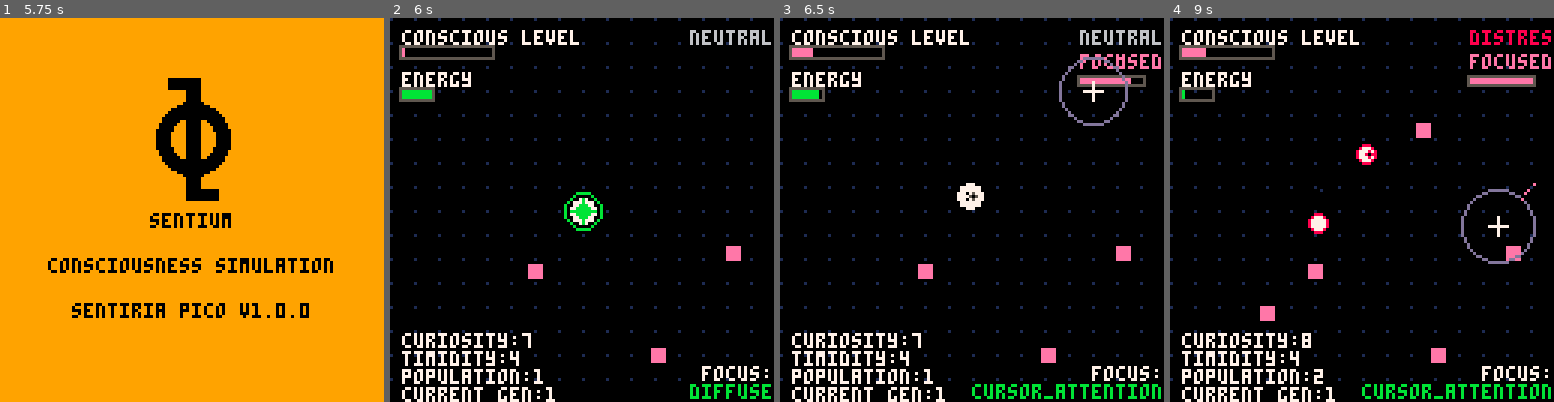
Above: before the commit, frames 1-4 (left to right).
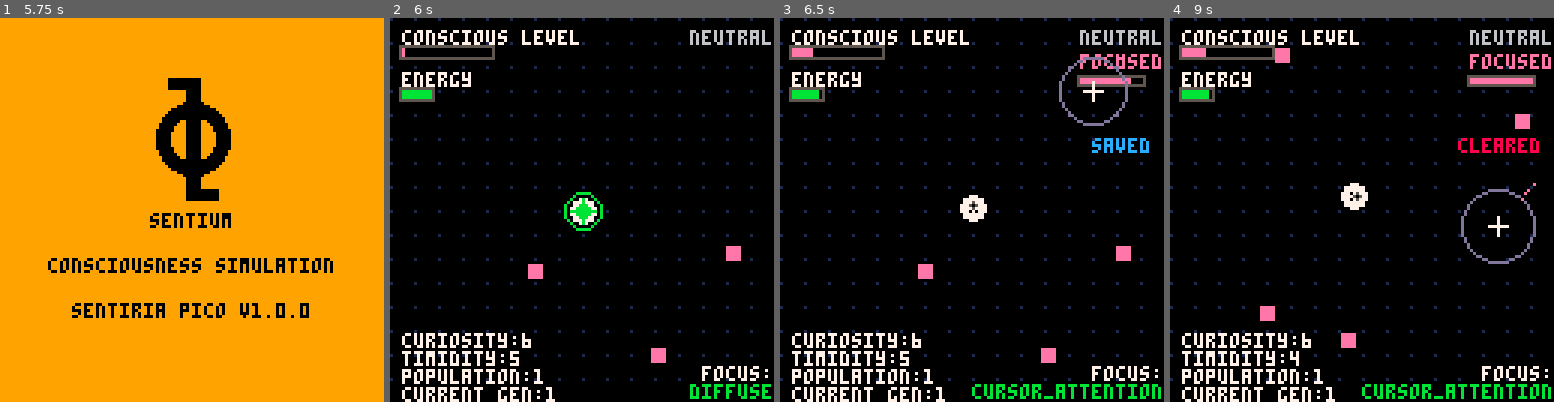
Above: after the commit, the same moments.

Repository: lopanapol/sentium-pico
Game: PICO-8 cartridge sentiria_pico.p8
The game is run twice, just before and just after one commit, with the same random seed, the same clock (stepped at 60 frames per second) and the same inputs.
Inputs (mouse positions are in pixels of both pictures, inside the frame that each line leads up to):
- Up to frame 1 (5.75 s): tap X (X key) at 0.33, 1.07, 1.85, 2.97, 4.08, 5.2 s; click (280, 121) at 0.67 s; tap O (Z key) at 0.7, 1.7, 2.1, 2.5, 2.9, 3.3, 3.7, 4.1, 4.5, 4.9, 5.3, 5.7 s; click (46, 267) at 1.22 s; click (107, 114) at 1.77 s; click (172, 259) at 2.32 s; click (234, 106) at 2.87 s; click (295, 256) at 3.42 s; click (61, 102) at 3.97 s; click (122, 248) at 4.52 s; click (184, 94) at 5.07 s; click (249, 244) at 5.62 s
- Up to frame 2 (6 s): no input
- Up to frame 3 (6.5 s): tap O (Z key) at 6.1 s; click (1091, 90) at 6.17 s; tap X (X key) at 6.32 s
- Up to frame 4 (9 s): tap O (Z key) every 0.4 s from 6.5 to 8.9 s; click (1246, 236) at 6.72 s; click (1308, 83) at 7.27 s; tap X (X key) at 7.43, 8.55 s; click (1369, 229) at 7.82 s; click (1434, 79) at 8.37 s; click (1496, 225) at 8.92 s

Frame 1 is identical in both runs. In frame 2, less than 0.1% of the frame differs, in the area x 31-37%, y 82-91%; in frame 3, 0.9%; in frame 4, 3.0%, in the area x 3-100%, y 3-95%.

Commit message:
Implement comprehensive save system; add load and clear functionality, enhance save notifications, and enable manual and auto-saving features for improved game state management.

Diff:
--- a/sentiria_pico.p8
+++ b/sentiria_pico.p8
@@ -15,6 +15,10 @@
 target_x = 64
 target_y = 64
 pixel_counter = 0 -- For numbering pixels
+
+-- save system
+save_notification_timer = 0
+save_notification_text = ""
 
 -- biological parameters (bacteria-like)
 max_pixels = 32 -- Allows exponential growth: 1->2->4->8->16->32
@@ -62,6 +66,9 @@
 
 -- initialization
 function _init()
+  -- Clear console on startup
+  cls()
+
   -- Initialize cartdata first
   cartdata("sentium_pixel_v1")
 
@@ -71,7 +78,7 @@
   poke(0x5f34, 1)  -- Another mouse-related register
 
   -- Force devkit mouse mode
-  printh("devkit mouse on")
+  -- printh("devkit mouse on")
 
   -- FORCE mouse cursor to be visible regardless of stat(34)
   mouse_cursor.visible = true
@@ -112,10 +119,17 @@
   init_energy_system()
   create_initial_energy_cubes()
   load_sounds()
-  load_consciousness()
+
+  -- Try to load saved game state first
+  local loaded = load_game_state()
+
+  -- If no save data, initialize fresh consciousness
+  if not loaded then
+    init_consciousness()
+  end
 
   -- Debug: print mouse status after init
-  printh("mouse support check: " .. stat(34))
+  -- printh("mouse support check: " .. stat(34))
 end
 
 -- consciousness system
@@ -915,6 +929,9 @@
     sfx(8) -- Division sound
     parent.emotional_state.excitement = min(1, parent.emotional_state.excitement + 0.3)
     child.emotional_state.excitement = min(1, child.emotional_state.excitement + 0.2)
+
+    -- Save state after division (significant event)
+    save_game_state()
   end
 end
 
@@ -1025,6 +1042,9 @@
         -- Boost division progress slightly
         pixel.division_progress = min(100, pixel.division_progress + 10)
       end
+
+      -- Save state after generation advance
+      save_game_state()
     end
   end
 end
@@ -1284,6 +1304,25 @@
     local diffuse_x = 128 - (#diffuse_text * 4) -- Right-align
     print(diffuse_text, diffuse_x, focus_y + 6, 11)
   end
+
+  -- Show save notification
+  if save_notification_timer > 0 then
+    local text_color = 11
+    if save_notification_text == "saved" then
+      text_color = 12 -- green-ish
+    elseif save_notification_text == "resumed" then
+      text_color = 14 -- pink
+    elseif save_notification_text == "cleared" then
+      text_color = 8 -- red
+    end
+
+    local text = save_notification_text
+    local text_x = 128 - (#text * 4) - 4 -- Right-align with padding
+    print(text, text_x, 40, text_color)
+  end
+
+  -- Show controls at bottom (removed)
+  -- print("x=save z+x=clear", 4, 122, 5)
 end
 
 function draw_cursor()
@@ -1355,40 +1394,171 @@
   -- SFX 9: Death sound
 end
 
--- data persistence
-function save_consciousness()
-  -- Save core personality and memories to cart data
+-- data persistence - comprehensive save system
+function save_game_state()
+  -- Save all critical game state for proper resume functionality
   if #pixels == 0 then return end
 
-  local pixel = pixels[1] -- Use primary pixel
-  local data_string = ""
-
-  -- Add personality traits
-  data_string = data_string..pixel.personality.curiosity..","
-  data_string = data_string..pixel.personality.timidity..","
-  data_string = data_string..pixel.personality.energy_conservation
-
-  -- Save to cartdata (already initialized in _init)
-  dset(0, data_string)
-end
-
-function load_consciousness()
-  -- Load saved consciousness if available
-  if #pixels == 0 then return end
-
-  local data_string = dget(0)
-
-  -- Only try to parse if we got a value
-  if data_string and data_string > 0 then
-    -- Parse data string and restore personality
-    local values = split(data_string, ",")
-    if #values >= 3 then
-      local pixel = pixels[1] -- Use primary pixel
-      pixel.personality.curiosity = values[1]
-      pixel.personality.timidity = values[2]
-      pixel.personality.energy_conservation = values[3]
-    end
-  end
+  -- Save game metadata
+  dset(0, 1) -- Save exists flag
+  dset(1, current_generation)
+  dset(2, pixel_counter)
+  dset(3, #pixels) -- Number of pixels to restore
+  dset(4, #energy_cubes) -- Number of energy cubes
+  dset(5, generation_timer)
+
+  -- Save pixels (up to 8 pixels, using 8 slots each)
+  local pixel_count = min(#pixels, 8)
+  for i = 1, pixel_count do
+    local pixel = pixels[i]
+    local base_slot = 10 + (i - 1) * 8
+
+    dset(base_slot, pixel.x)
+    dset(base_slot + 1, pixel.y)
+    dset(base_slot + 2, pixel.energy)
+    dset(base_slot + 3, pixel.generation)
+    dset(base_slot + 4, pixel.personality.curiosity)
+    dset(base_slot + 5, pixel.personality.timidity)
+    dset(base_slot + 6, pixel.personality.energy_conservation)
+    dset(base_slot + 7, pixel.number)
+  end
+
+  -- Save energy cubes (up to 8 cubes, using 3 slots each)
+  local cube_count = min(#energy_cubes, 8)
+  for i = 1, cube_count do
+    local cube = energy_cubes[i]
+    local base_slot = 80 + (i - 1) * 3
+
+    dset(base_slot, cube.x)
+    dset(base_slot + 1, cube.y)
+    dset(base_slot + 2, cube.value)
+  end
+
+  -- Save consciousness state (simplified)
+  dset(100, cursor_interaction.attention_level or 0)
+  dset(101, global_workspace.broadcast_strength or 0)
+
+  -- Show save notification
+  show_save_notification("saved")
+
+  -- printh("game state saved - generation: " .. current_generation .. ", pixels: " .. #pixels)
+end
+
+function show_save_notification(message)
+  save_notification_text = message
+  save_notification_timer = 120 -- Show for 2 seconds
+end
+
+function clear_save_data()
+  -- Clear all saved data and restart fresh
+  for i = 0, 120 do
+    dset(i, 0)
+  end
+
+  -- Reset game state
+  pixels = {}
+  energy_cubes = {}
+  current_generation = 1
+  pixel_counter = 0
+  generation_timer = 0
+
+  -- Reinitialize
+  init_consciousness()
+  create_initial_energy_cubes()
+
+  show_save_notification("cleared")
+  -- printh("save data cleared - fresh start")
+end
+
+function load_game_state()
+  -- Load saved game state if available
+  local save_exists = dget(0)
+
+  if not save_exists or save_exists == 0 then
+    -- printh("no save data found - starting fresh")
+    return false
+  end
+
+  -- Load game metadata
+  current_generation = dget(1) or 1
+  pixel_counter = dget(2) or 0
+  local saved_pixel_count = dget(3) or 0
+  local saved_cube_count = dget(4) or 0
+  generation_timer = dget(5) or 0
+
+  -- Clear existing state
+  pixels = {}
+  energy_cubes = {}
+
+  -- Load pixels
+  for i = 1, min(saved_pixel_count, 8) do
+    local base_slot = 10 + (i - 1) * 8
+
+    local x = dget(base_slot) or 64
+    local y = dget(base_slot + 1) or 64
+    local energy = dget(base_slot + 2) or 60
+    local generation = dget(base_slot + 3) or 1
+    local curiosity = dget(base_slot + 4) or 0.5
+    local timidity = dget(base_slot + 5) or 0.5
+    local energy_conservation = dget(base_slot + 6) or 0.5
+    local number = dget(base_slot + 7) or i
+
+    -- Create pixel with loaded data
+    local pixel = create_pixel(x, y, {
+      curiosity = curiosity,
+      timidity = timidity,
+      energy_conservation = energy_conservation
+    })
+
+    -- Override values that create_pixel sets
+    pixel.energy = energy
+    pixel.generation = generation
+    pixel.number = number
+
+    add(pixels, pixel)
+  end
+
+  -- Load energy cubes
+  for i = 1, min(saved_cube_count, 8) do
+    local base_slot = 80 + (i - 1) * 3
+
+    local x = dget(base_slot) or 64
+    local y = dget(base_slot + 1) or 64
+    local value = dget(base_slot + 2) or 20
+
+    add(energy_cubes, {
+      x = x,
+      y = y,
+      value = value
+    })
+  end
+
+  -- Load consciousness state
+  cursor_interaction.attention_level = dget(100) or 0
+  global_workspace.broadcast_strength = dget(101) or 0
+
+  -- Ensure minimum state
+  if #pixels == 0 then
+    -- printh("no valid pixels loaded - creating default")
+    add(pixels, create_pixel(64, 64, {
+      curiosity = 0.5,
+      timidity = 0.4,
+      energy_conservation = 0.5
+    }))
+  end
+
+  if #energy_cubes < 3 then
+    local needed = 3 - #energy_cubes
+    for i = 1, needed do
+      add_energy_cube()
+    end
+  end
+
+  -- Show load notification
+  show_save_notification("resumed")
+
+  -- printh("game state loaded - generation: " .. current_generation .. ", pixels: " .. #pixels)
+  return true
 end
 
 -- Advanced consciousness features
@@ -1664,6 +1834,8 @@
 
     if clicked_pixel then
       interact_with_pixel(clicked_pixel)
+      -- Save after significant interaction
+      save_game_state()
     else
       -- Otherwise place energy cube
       add(energy_cubes, {
@@ -1676,9 +1848,26 @@
     end
   end
 
-  -- Auto-save consciousness occasionally
-  if rnd(1) < 0.001 then
-    save_consciousness()
+  -- Manual save with keyboard shortcut (X button)
+  if btnp(5) then -- X button in PICO-8
+    save_game_state()
+    sfx(1) -- Play sound for manual save
+  end
+
+  -- Clear save data with keyboard shortcut (Z+X together)
+  if btn(4) and btnp(5) then -- Z+X buttons held together
+    clear_save_data()
+    sfx(0) -- Play different sound for clear
+  end
+
+  -- Update save notification timer
+  if save_notification_timer > 0 then
+    save_notification_timer -= 1
+  end
+
+  -- Auto-save game state periodically (every 10 seconds)
+  if t() % 600 == 0 then -- 600 frames = 10 seconds at 60fps
+    save_game_state()
   end
 
   -- Update generation timer
Not shown, changed: README.md
